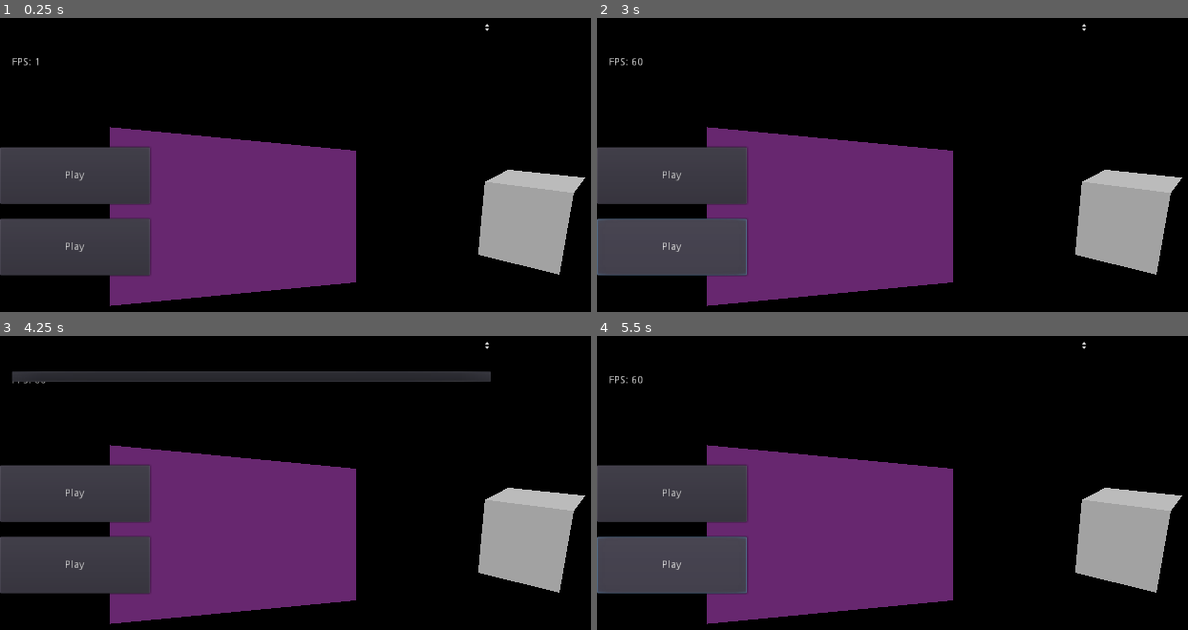
Above: before the commit, frames 1-4 (two rows, left to right).
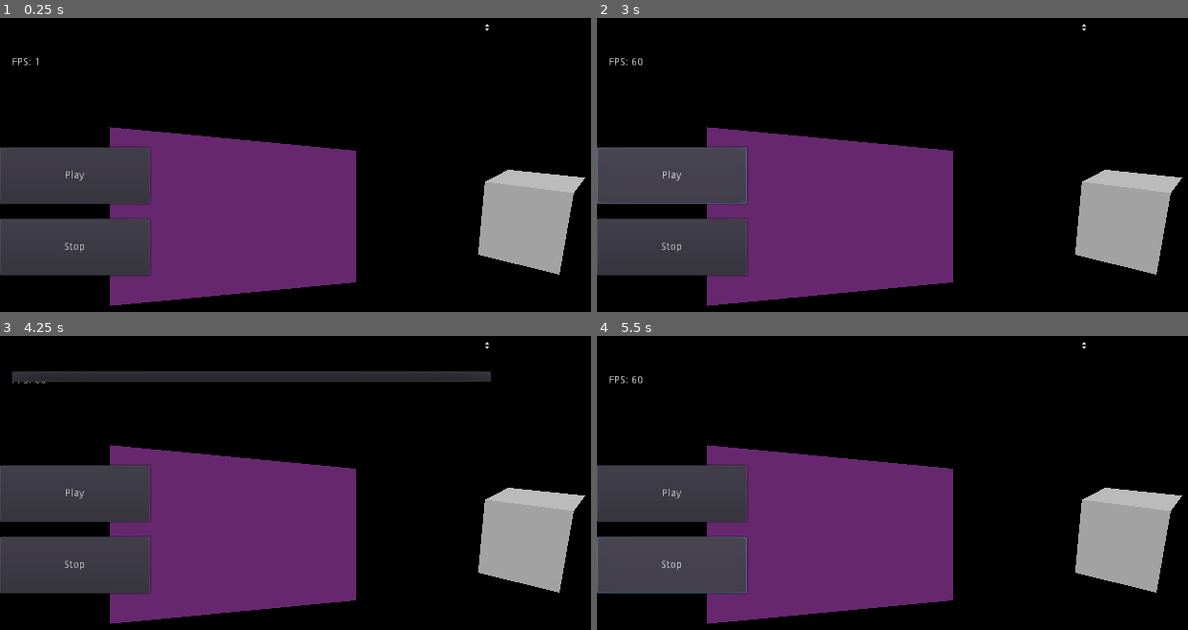
Above: after the commit, the same moments.

Repository: jetomit/godot-uvc-plugin
Game: Godot game, scene res://main.tscn
The game is run twice, just before and just after one commit, with the same random seed, the same clock (stepped at 60 frames per second) and the same inputs.
Inputs (mouse positions are in pixels of both pictures, inside the frame that each line leads up to):
- Up to frame 1 (0.25 s): no input
- Up to frame 2 (3 s): click "Play" (after the commit: "Stop") at 0.5 s; click "Play" at 1.25 s; click "Play" at 2 s; click "Play" at 2.75 s
- Up to frame 3 (4.25 s): click (254, 344) at 3.5 s
- Up to frame 4 (5.5 s): click (851, 344) at 4.25 s; click "Play" (after the commit: "Stop") at 5 s

The runs differ from the first frame. In frame 1, less than 0.1% of the frame differs, in the area x 10-15%, y 76-80%; in frame 2, 0.4%, in the area x 0-26%, y 44-88%; in frame 3, less than 0.1%; in frame 4, less than 0.1%.
Error in both runs: Invalid call. Nonexistent function 'set_active' in base 'Nil'. (res://main.gd:92)

Commit message:
Demo: fix stop button label

Diff:
--- a/demo/main.tscn
+++ b/demo/main.tscn
@@ -84,7 +84,7 @@
 margin_top = 303.0
 margin_right = 201.0
 margin_bottom = 379.0
-text = "Play"
+text = "Stop"
 __meta__ = {
 "_edit_use_anchors_": false
 }
